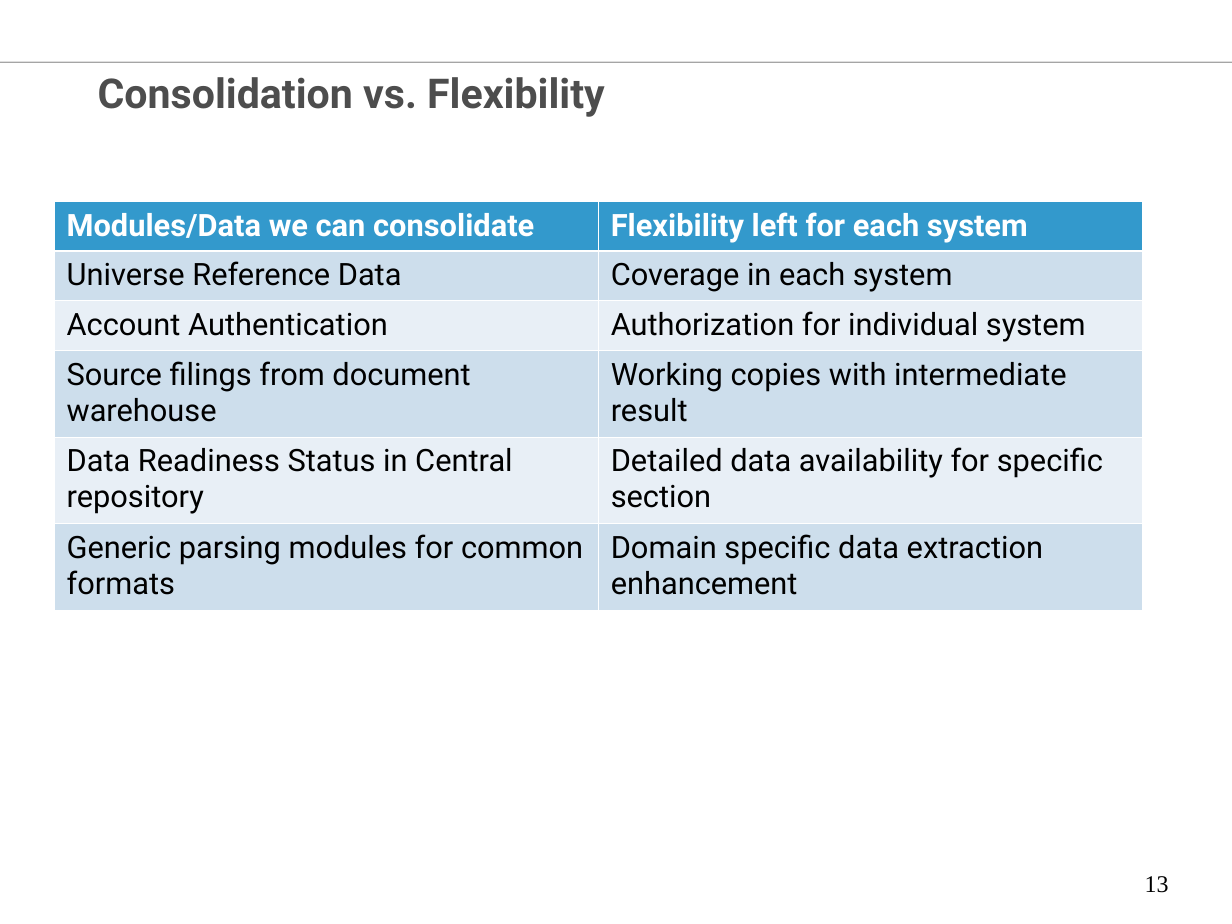
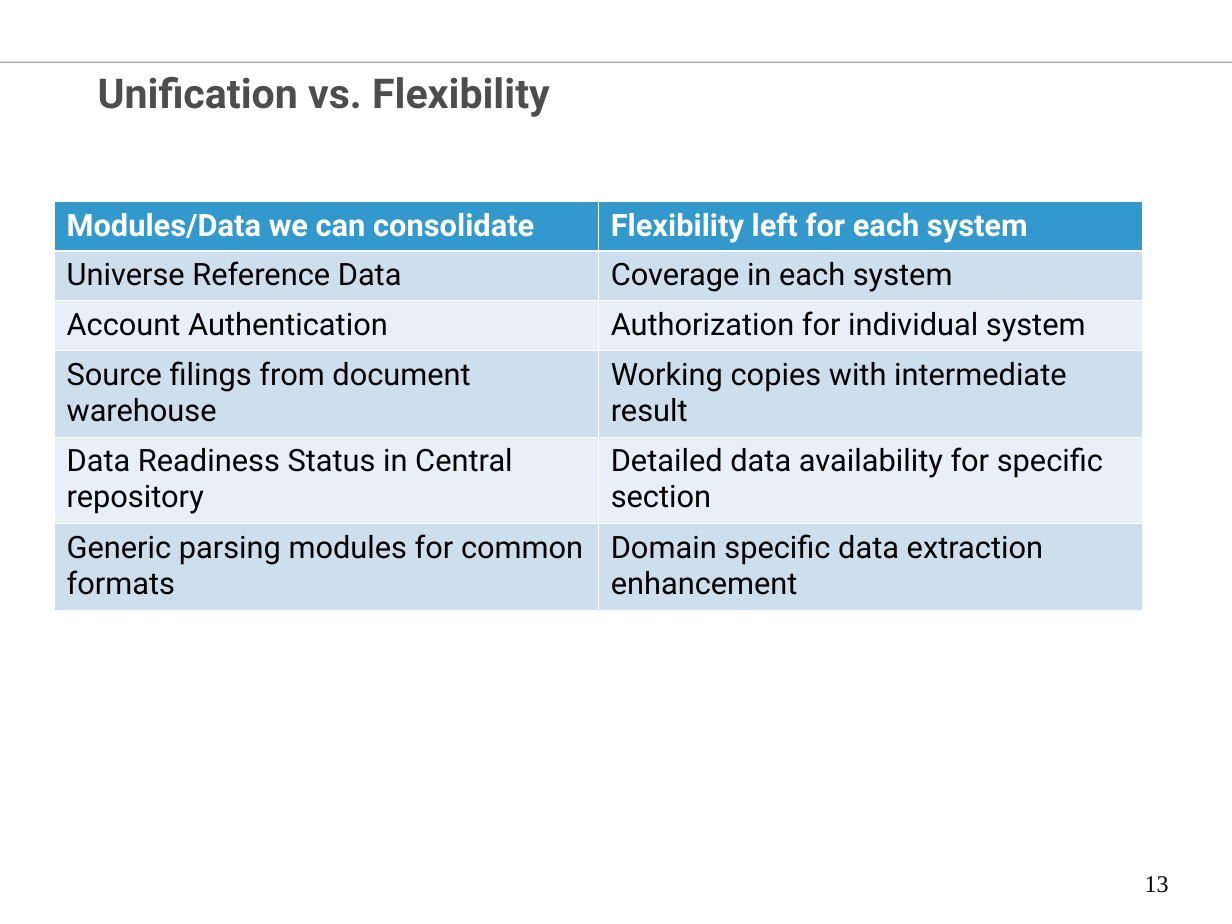
Before and after one commit to chenglx/myenv, a slide deck: slide 13 of Equity Data Technology Vision.ppt. Drawn at 1232x924 pixels with LibreOffice and Linux fonts; fonts in the diff are those of the drawing; background and template pictures are left out. Boxes give left, top, right and bottom in pixels: in the first picture for what was removed or moved away, otherwise in the second. Text is boxed around its words. In the diff, an @@ line names an element or a change of style, - is before the commit and + after.

Commit message:
update from x61

```diff
--- a/Equity Data Technology Vision.ppt
+++ b/Equity Data Technology Vision.ppt
@@ title at (98, 77, 550, 117): text changed @@
-Consolidation vs. Flexibility
+Unification vs. Flexibility
```
